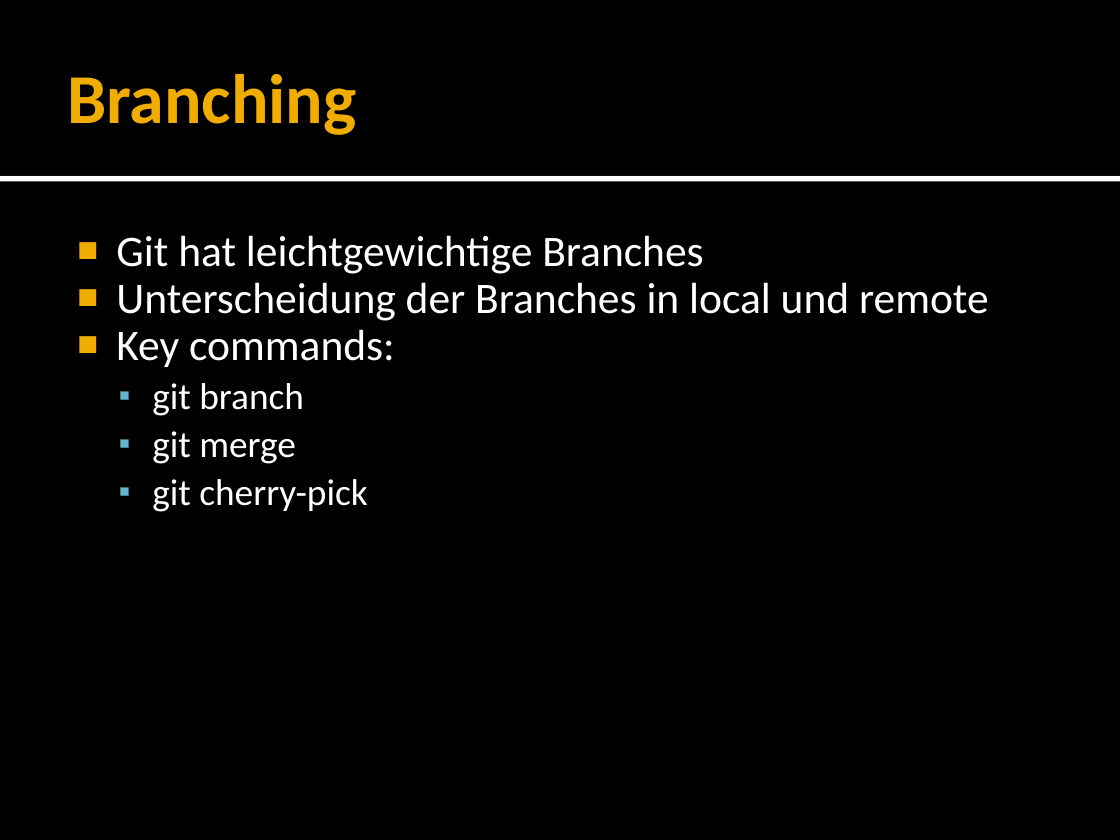
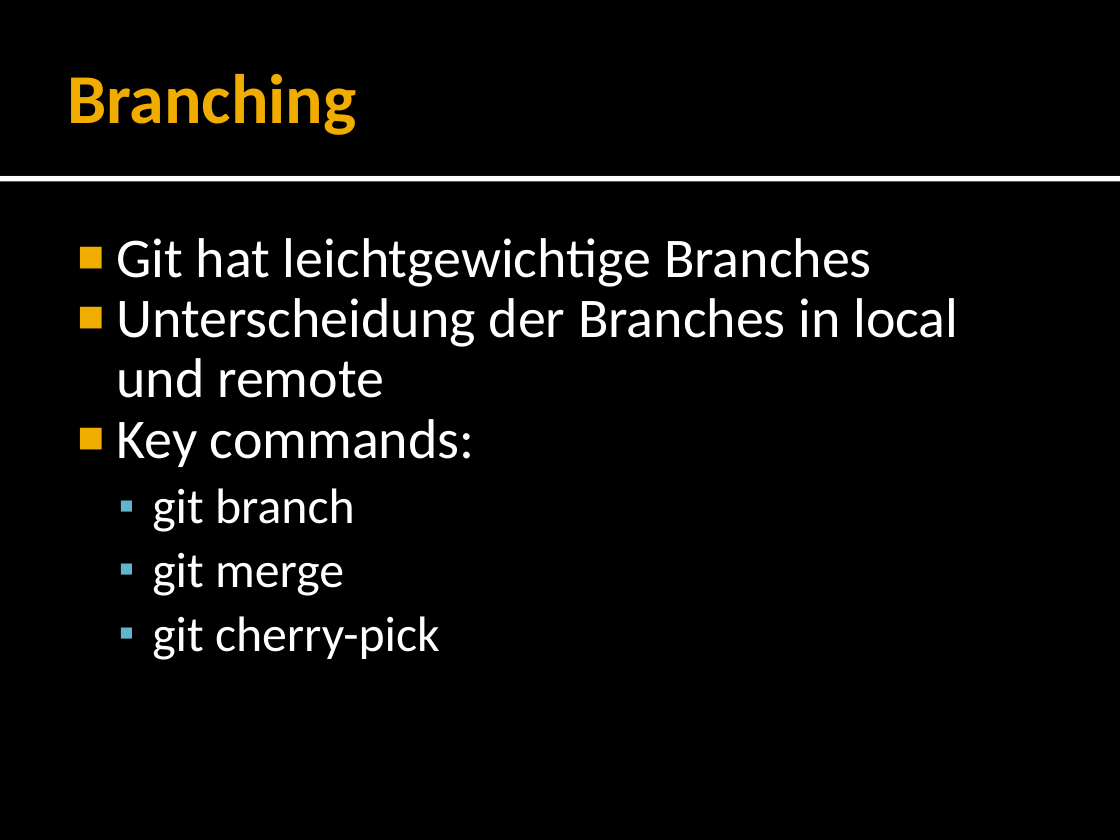
Before and after one commit to forki/GitTalk, a slide deck: slide 21 of GitTalk.pptx. Drawn at 1120x840 pixels with LibreOffice and Linux fonts; fonts in the diff are those of the drawing. Boxes give left, top, right and bottom in pixels: in the first picture for what was removed or moved away, otherwise in the second. Text is boxed around its words. In the diff, an @@ line names an element or a change of style, - is before the commit and + after.

```diff
--- a/GitTalk.pptx
+++ b/GitTalk.pptx
@@ text "Git hat leichtgewichtige Branches" at box(116, 238, 958, 660): size 28 to 36 pt in "Git hat leichtgewichtige Branches", "Unterscheidung der Branches in local und remote", "Key commands:"; size 24 to 32 pt in "git branch", "git merge", "git cherry-pick"; more space between paragraphs @@
```
Also in this commit, not shown: 3 other slides changed, 2 slides added, 7 slides removed.
